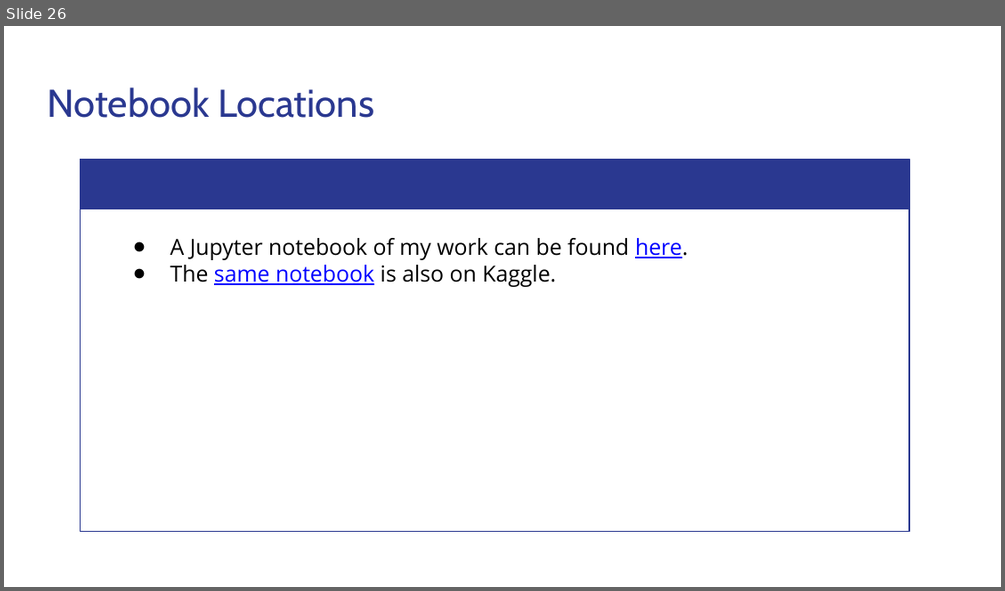
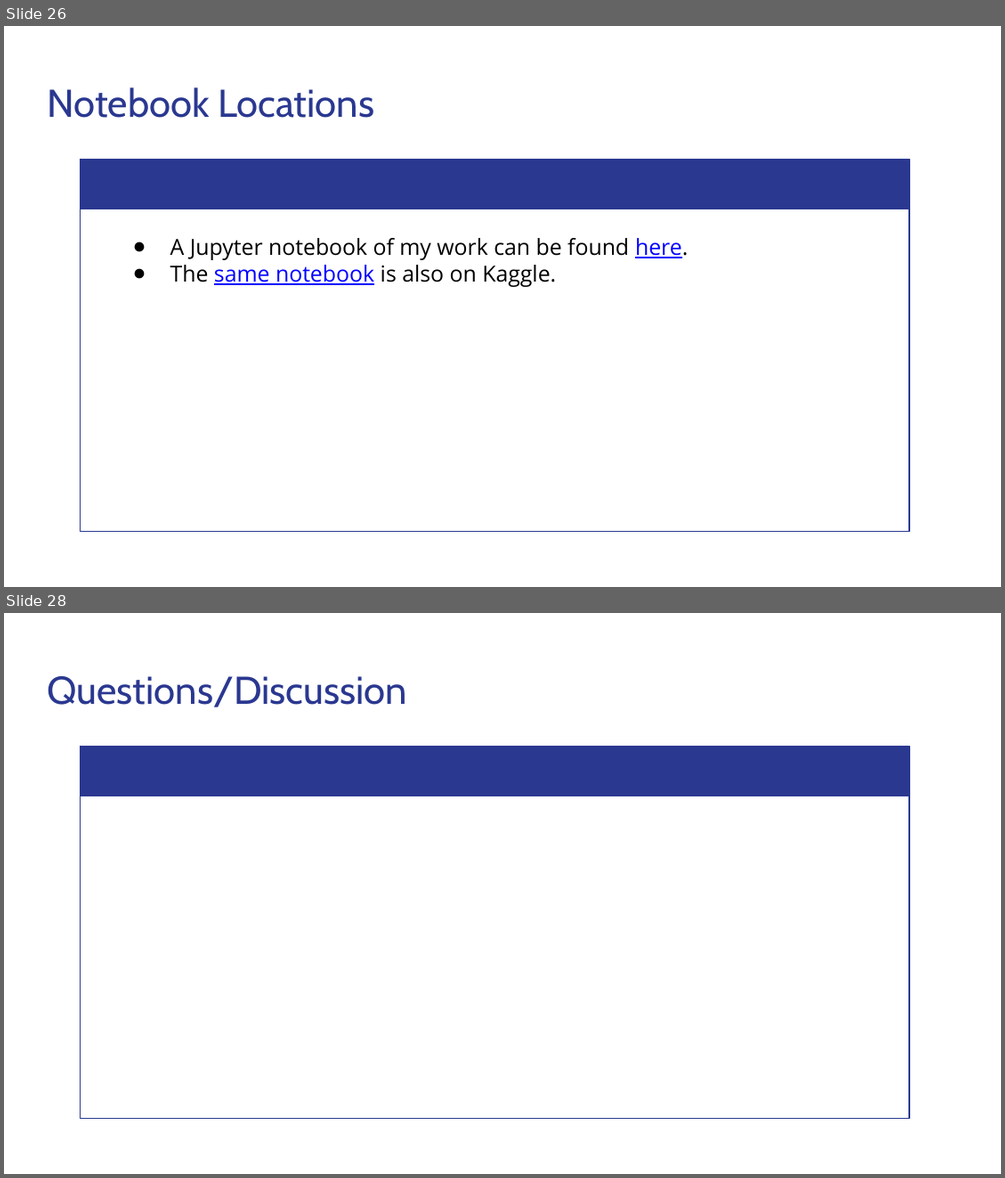
Before and after one commit to matthewshawnkehoe/Data-Science-Projects, a slide deck: Capstone Projects/Capstone_Two_Supervised_ML/Predicting_Temperature_Change.pptx. Shown one above the other, each under a label of ours: slide 26 before the commit, slides 26 and 28 after it; the slides between them are not shown. The pictures are 1005x591 and 1005x1178 pixels, drawn with LibreOffice and Linux fonts; fonts in the diff are those of the drawing. Boxes give left, top, right and bottom in pixels: in the first picture for what was removed or moved away, otherwise in the second. Text is boxed around its words. In the diff, an @@ line names an element or a change of style, - is before the commit and + after.

```diff
--- a/Capstone Projects/Capstone_Two_Supervised_ML/Predicting_Temperature_Change.pptx
+++ b/Capstone Projects/Capstone_Two_Supervised_ML/Predicting_Temperature_Change.pptx
@@ slide 28 added at (4,613,1001,1174), background #FFFFFF @@
@@ title added at (48,676,407,707), 28 pt, text #2A3890 @@
+Questions/Discussion
@@ freeform shape added at (80,746,909,796), fill #2A3890 @@
@@ freeform shape added at (80,746,909,1119), outline #2A3890 0.75 pt @@
```
Also in this commit, not shown: 7 slides changed, 1 other slide added.
